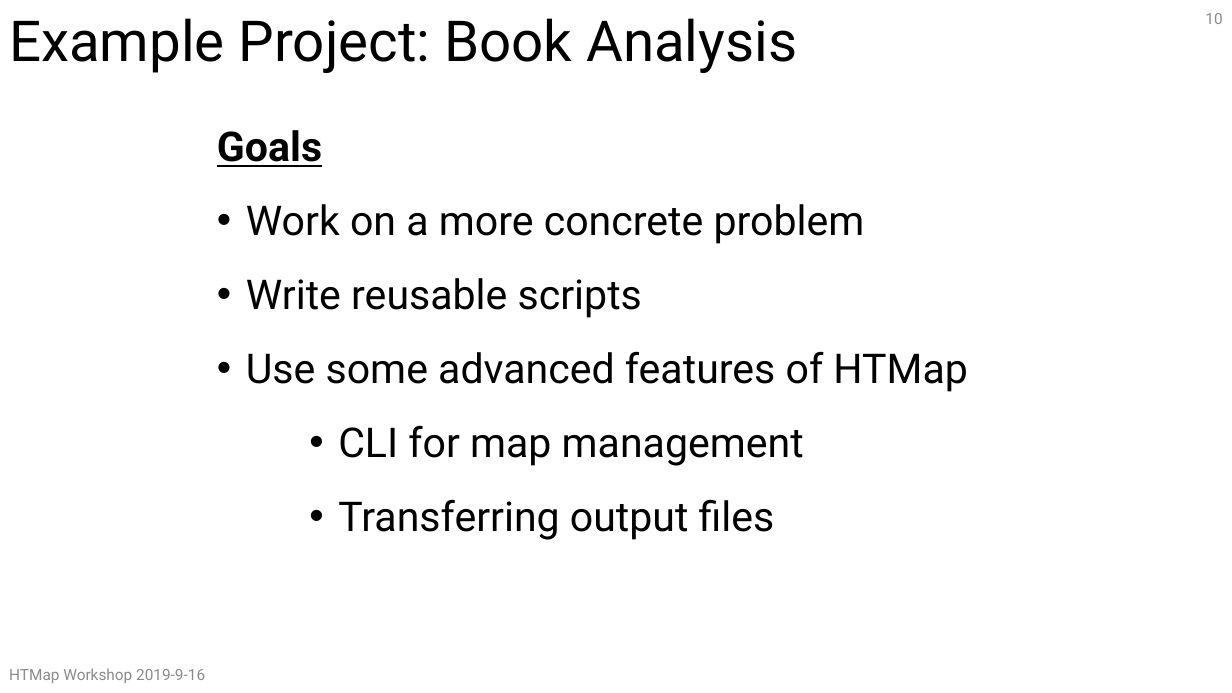
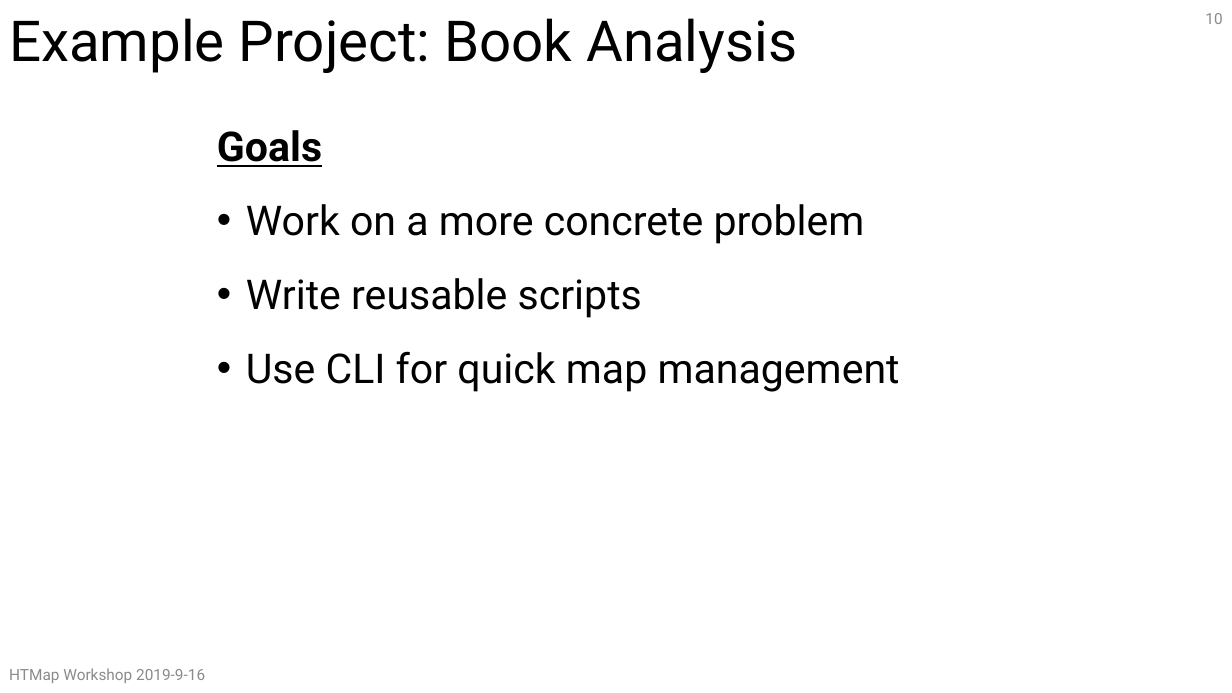
Before and after one commit to CHTC/htmap-workshop-materials, a slide deck: slide 10 of slides/HTMapWorkshop.pptx. Drawn at 1232x693 pixels with LibreOffice and Linux fonts; fonts in the diff are those of the drawing. Boxes give left, top, right and bottom in pixels: in the first picture for what was removed or moved away, otherwise in the second. Text is boxed around its words. In the diff, an @@ line names an element or a change of style, - is before the commit and + after.

```diff
--- a/slides/HTMapWorkshop.pptx
+++ b/slides/HTMapWorkshop.pptx
@@ text at (246, 351, 900, 392): text changed @@
-• Use some advanced features of HTMap
-    • CLI for map management
-    • Transferring output files
+• Use CLI for quick map management
```
Also in this commit, not shown: 4 other slides changed.
